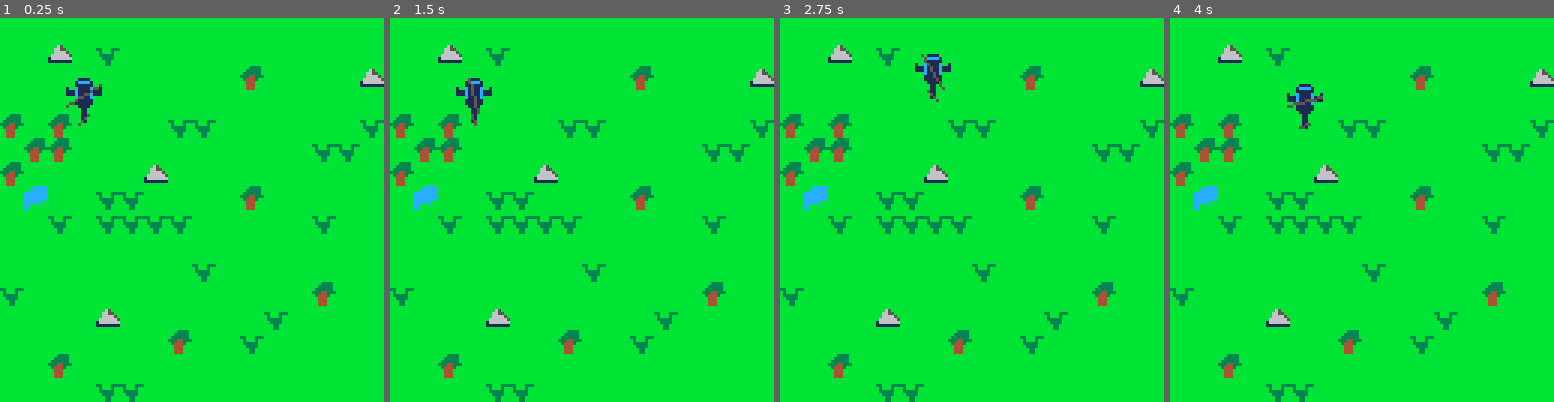
Above: before the commit, frames 1-4 (left to right).
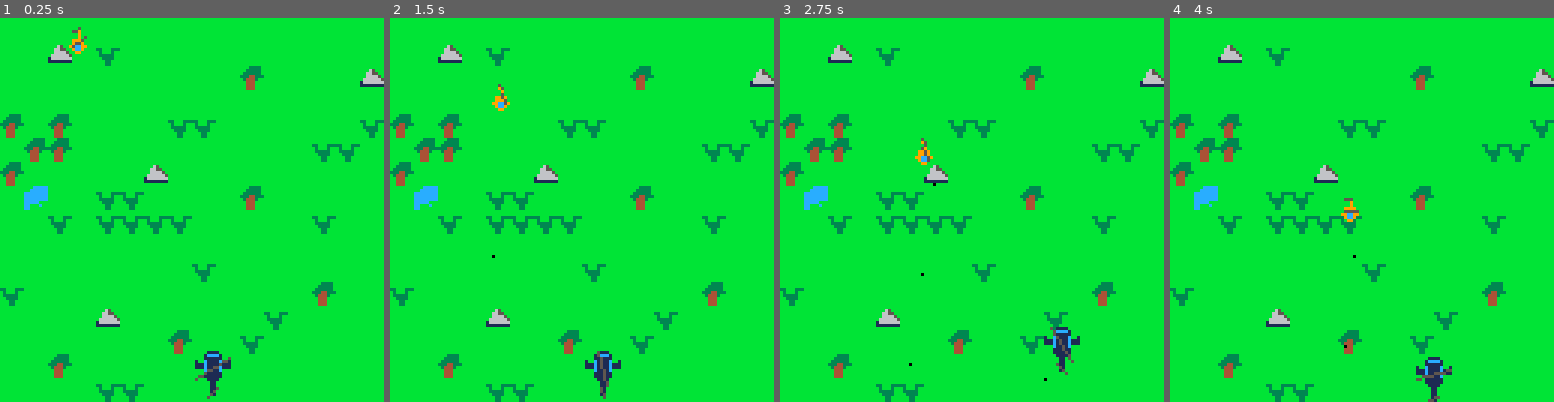
Above: after the commit, the same moments.

Repository: zeenix/pico-8
Game: PICO-8 cartridge airwolf.p8
Two runs of this game, one before a commit and one after it. Both use one fixed random seed, a clock stepped at 60 frames per second and the inputs below.
Inputs:
- Up to frame 1 (0.25 s): no input
- Up to frame 2 (1.5 s): tap X (X key) at 0.33, 1.07 s; tap O (Z key) at 0.7 s
- Up to frame 3 (2.75 s): hold Right 1.6-2.1 s; tap O (Z key) at 1.7, 2.1, 2.5 s; tap X (X key) at 1.85 s; hold Up 2.15-2.42 s; hold Right from 2.47 s (still down)
- Up to frame 4 (4 s): tap O (Z key) at 2.9, 3.3, 3.7 s; tap X (X key) at 2.97 s; release Right at 3.03 s; hold Left 3.08-3.58 s; hold Down 3.63-3.97 s

The runs differ from the first frame. In frame 1, 1.2% of the frame differs, in the area x 17-61%, y 2-100%; in frame 2, 1.2%; in frame 3, 1.2%; in frame 4, 1.2%.

Commit message:
Generalize aircraft

Diff:
--- /dev/null
+++ b/aircraft.lua
@@ -0,0 +1,79 @@
+Aircraft = {}
+Aircraft.__index = Aircraft
+
+function Aircraft:new(x, y, width, height, sprite, rotor_props)
+    local this = setmetatable({}, Aircraft)
+    this.x = x
+    this.y = y
+    this.sprite_num = sprite
+     -- width+height in number of sprites (IOW multiple of 8 pixels)
+    this.width = width
+    this.height = height
+    local enemy = this:is_enemy()
+    this.bullets = Bullets:new(is_enemy)
+    this.main_rotor = Rotor:new(rotor_props[1])
+    this.tail_rotor = Rotor:new(rotor_props[2])
+
+    return this
+end
+
+function Aircraft:airwolf()
+    local rotor_props = {
+        {x = 8, y = 6, length = 6}, -- Main rotor
+        {x = 8, y = 14, length = 2}, -- Tail rotor
+    }
+    return Aircraft:new(63, 111, 2, 2, 0, rotor_props)
+end
+
+function Aircraft:enemy_heli_small()
+    local rotor_props = {
+        {x = 4, y = 4, length = 2}, -- Main rotor
+        {x = 3, y = 0, length = 1}, -- Tail rotor
+    }
+    return Aircraft:new(20, 0, 1, 1, 2, rotor_props)
+end
+
+-- Returns true if the aircraft has gone outside the screen.
+function Aircraft:update()
+    if self:move() then return true end
+
+    self.main_rotor:update(self.x, self.y)
+    self.tail_rotor:update(self.x, self.y)
+    self.bullets:update(self.x, self.y)
+
+    return false
+end
+
+function Aircraft:draw()
+    spr(self.sprite_num, self.x, self.y, self.width, self.height)
+
+    self.main_rotor:draw()
+    self.tail_rotor:draw()
+
+    self.bullets:draw()
+end
+
+-- Returns true if the aircraft has gone outside the screen.
+function Aircraft:move()
+    if self:is_enemy() then
+        -- Enemy aircraft just moves slowly down the screen but horizontally
+        -- towards the player.
+        self.y += 0.5
+        if self.x < airwolf.x then self.x += 0.3
+        elseif self.x > airwolf.x then self.x -= 0.3 end
+    else
+        local b = buttons
+
+        if btn(b.left) then self.x -= 1
+        elseif btn(b.right) then self.x += 1 end
+
+        if btn(b.down) then self.y += 1
+        elseif btn(b.up) then self.y -= 1 end
+    end
+
+    return (self.x < 0 or self.x > 127 or self.y < 0 or self.y > 127)
+end
+
+function Aircraft:is_enemy()
+    return fget(self.sprite_num, 7)
+end
--- a/airwolf.lua
+++ b/airwolf.lua
@@ -1,14 +1,20 @@
 function _init()
     poke(0x5f36,0x2)
 
-    airwolf = TheLady:new()
+    airwolf = Aircraft:airwolf()
+    enemy = Aircraft:enemy_heli_small()
 end
 
 function _update()
     airwolf:update()
+    if enemy:update() then
+        -- For now just respawn the enemy.
+        enemy = Aircraft:enemy_heli_small()
+    end
 end
 
 function _draw()
     map(0, 0, 0, 0, 16, 16)
     airwolf:draw()
+    enemy:draw()
 end
--- a/airwolf.p8
+++ b/airwolf.p8
@@ -5,7 +5,7 @@
 #include bullet.lua
 #include bullets.lua
 #include rotor.lua
-#include the_lady.lua
+#include aircraft.lua
 #include airwolf.lua
 
 __gfx__
@@ -24,6 +24,9 @@
 00000001100000000000000000000000000000000000000000000000000000000000000000000000000000000000000000000000000000000000000000000000
 00000001100000000000000000000000000000000000000000000000000000000000000000000000000000000000000000000000000000000000000000000000
 00000001100000000000000000000000000000000000000000000000000000000000000000000000000000000000000000000000000000000000000000000000
+__gff__
+0000808000000000000000000000000000008080000000000000000000000000000000000000000000000000000000000000000000000000000000000000000000000000000000000000000000000000000000000000000000000000000000000000000000000000000000000000000000000000000000000000000000000000
+0000000000000000000000000000000000000000000000000000000000000000000000000000000000000000000000000000000000000000000000000000000000000000000000000000000000000000000000000000000000000000000000000000000000000000000000000000000000000000000000000000000000000000
 __map__
 0808080808080808080808080808080808000000000000000000000000000000000000000000000000000000000000000000000000000000000000000000000000000000000000000000000000000000000000000000000000000000000000000000000000000000000000000000000000000000000000000000000000000000
 080807080b080808080808080808080808000000000000000000000000000000000000000000000000000000000000000000000000000000000000000000000000000000000000000000000000000000000000000000000000000000000000000000000000000000000000000000000000000000000000000000000000000000
--- a/bullet.lua
+++ b/bullet.lua
@@ -1,11 +1,11 @@
 Bullet = {}
 Bullet.__index = Bullet
 
-function Bullet:new(x, y, direction)
+function Bullet:new(x, y, is_enemy)
     local this = setmetatable({}, Bullet)
     this.x = x
     this.y = y
-    this.direction = direction
+    this.is_enemy = is_enemy
 
     sfx(0)
 
@@ -14,7 +14,7 @@
 
 -- Returns true when the bullet is outside the screen.
 function Bullet:update()
-    if self.direction == "up" then
+    if self.enemy then
         self.y -= 3
         return (self.y == 0)
     else
--- a/bullets.lua
+++ b/bullets.lua
@@ -1,11 +1,11 @@
 Bullets = {}
 Bullets.__index = Bullets
 
-function Bullets:new(direction)
+function Bullets:new(is_enemy)
     local this = setmetatable({}, Bullets)
     this.bullets = {}
     this.last_bullet = time()
-    this.direction = direction
+    this.is_enemy = is_enemy
 
     return this
 end
@@ -18,7 +18,7 @@
     end
     if time() - self.last_bullet > 0.2 then
         if btn(buttons.o) then
-            local b = Bullet:new(x + 8, y - 1, self.direction);
+            local b = Bullet:new(x + 8, y - 1, self.is_enemy);
             add(self.bullets, b)
             self.last_bullet = time()
         end
--- a/rotor.lua
+++ b/rotor.lua
@@ -1,20 +1,13 @@
 Rotor = {}
 Rotor.__index = Rotor
 
-function Rotor:new(type)
+function Rotor:new(props)
     local this = setmetatable({}, Rotor)
     this.angle = 0
-    if type == "main" then
-        this.length = 6
-        this.x_offset = 8
-        this.y_offset = 6
-        this.color = colors.dark_grey
-    else
-        this.length = 2
-        this.x_offset = 8
-        this.y_offset = 14
-        this.color = colors.dark_grey
-    end
+    this.x_offset = props.x
+    this.y_offset = props.y
+    this.length = props.length
+    this.color = colors.dark_grey
 
     return this
 end
@@ -37,5 +30,6 @@
 
 function Rotor:draw()
     local coords = self.coords
+    if coords == nil then return end
     line(coords.x1, coords.y1, coords.x2, coords.y2, self.color)
 end
--- a/the_lady.lua
+++ /dev/null
@@ -1,43 +0,0 @@
-TheLady = {}
-TheLady.__index = TheLady
-
-function TheLady:new()
-    local this = setmetatable({}, TheLady)
-    this.x = 20
-    this.y = 20
-    this.sprite_num = 0
-     -- width+height in number of sprites (IOW multiple of 8 pixels)
-    this.width = 2
-    this.height = 2
-    this.bullets = Bullets:new("up")
-    this.main_rotor = Rotor:new("main")
-    this.tail_rotor = Rotor:new("tail")
-
-    return this
-end
-
-function TheLady:update()
-    self:move()
-    self.main_rotor:update(self.x, self.y)
-    self.tail_rotor:update(self.x, self.y)
-    self.bullets:update(self.x, self.y)
-end
-
-function TheLady:draw()
-    spr(self.sprite_num, self.x, self.y, self.width, self.height)
-
-    self.main_rotor:draw()
-    self.tail_rotor:draw()
-
-    self.bullets:draw()
-end
-
-function TheLady:move()
-    local b = buttons
-
-    if btn(b.left) then self.x -= 1
-    elseif btn(b.right) then self.x += 1 end
-
-    if btn(b.down) then self.y += 1
-    elseif btn(b.up) then self.y -= 1 end
-end
